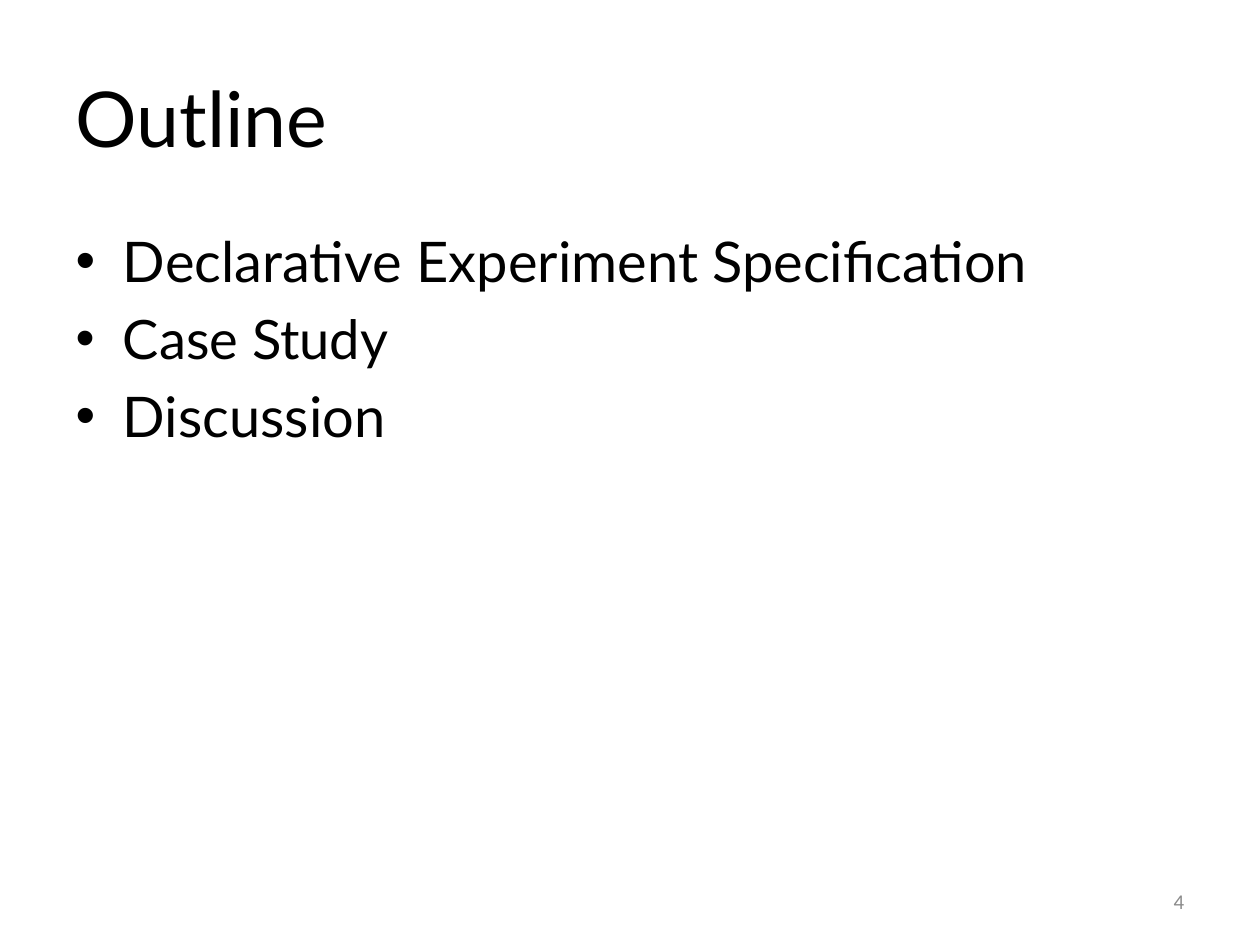
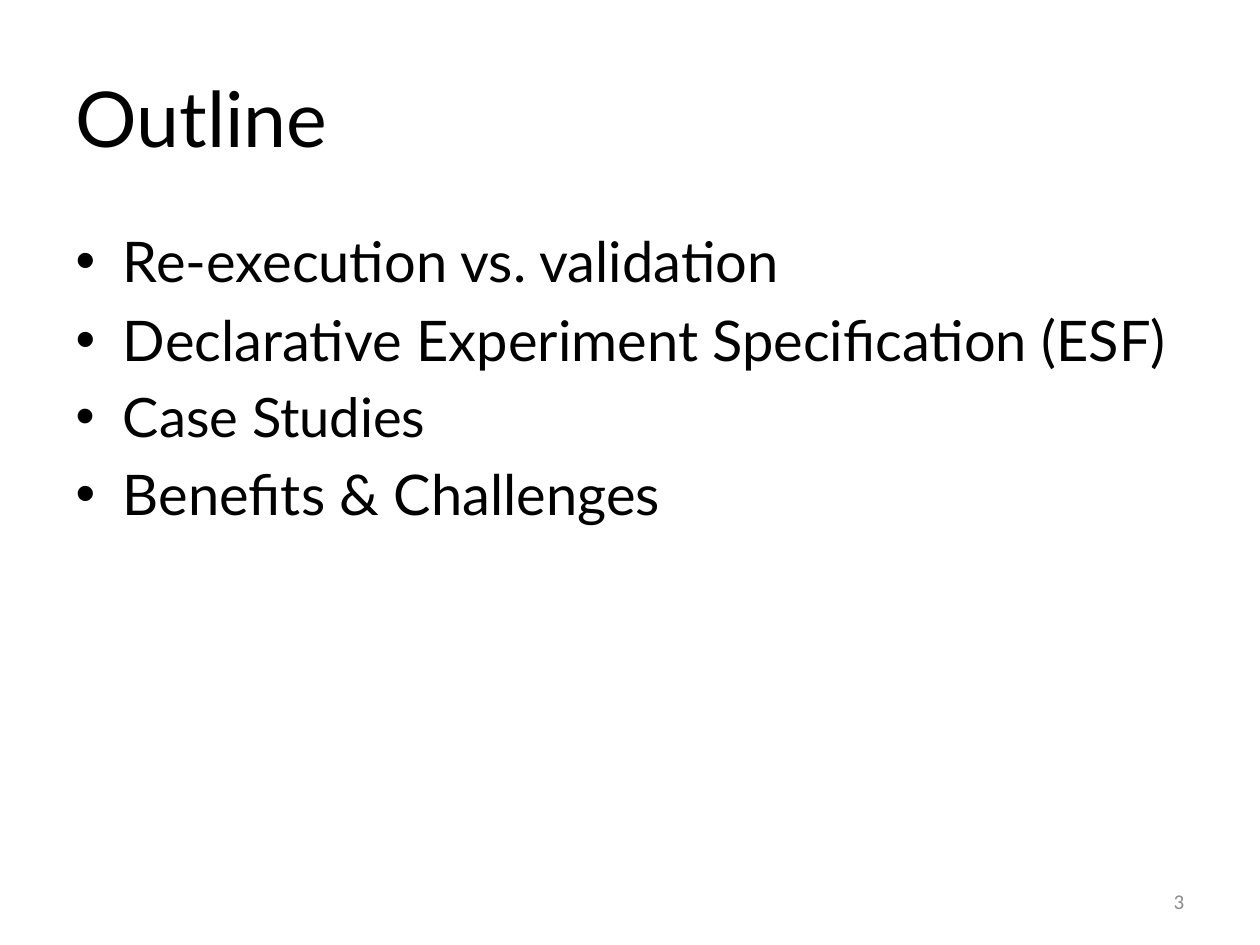
Before and after one commit to ivotron/pdsw15, a slide deck: slide 3 of slides.pptx (slide 4 before the commit). Drawn at 1260x945 pixels with LibreOffice and Linux fonts; fonts in the diff are those of the drawing. Boxes give left, top, right and bottom in pixels: in the first picture for what was removed or moved away, otherwise in the second. Text is boxed around its words. In the diff, an @@ line names an element or a change of style, - is before the commit and + after.

```diff
--- a/slides.pptx
+++ b/slides.pptx
@@ text at <box>123,240,1166,525</box>: text changed @@
-• Declarative Experiment Specification
-• Case Study
-• Discussion
+• Re-execution vs. validation
+• Declarative Experiment Specification (ESF)
+• Case Studies
+• Benefits & Challenges
@@ page number at <box>1174,895,1185,909</box>: text changed @@
-4
+3
```
Also in this commit, not shown: 6 other slides changed, 8 slides added, 3 slides removed.
